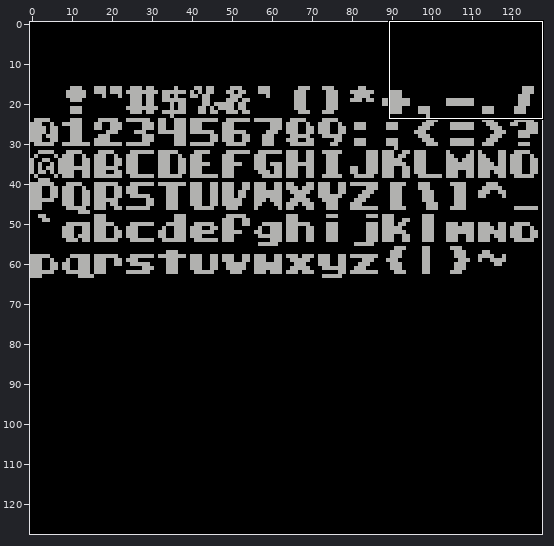
A pixel-art file gets an edit: art/raw_chr/font_marshmallow_dark.aseprite. Above: a wide view before the commit, with the close-up outlined.
Close-up. Earlier state:
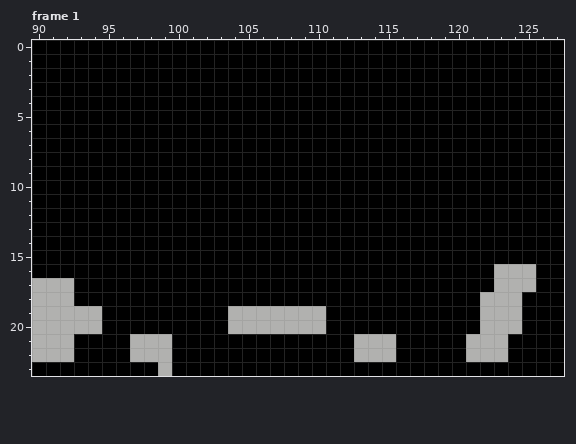
128x128 pixels, 4 frames. Shown: frame 1: x 90..127, y 0..23. The commit also changed other frames or places, which this record leaves out.
And afterwards:
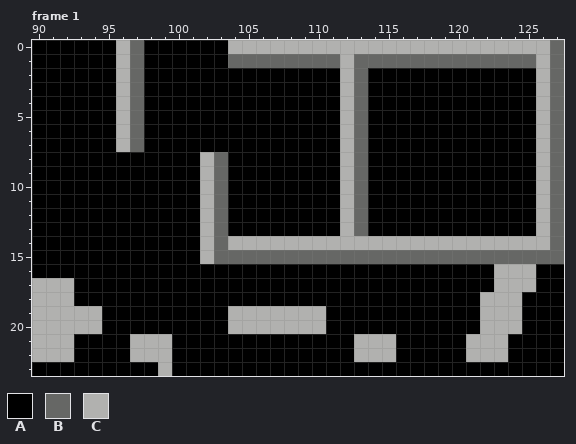
Palette (. is transparent): A #000000  B #666765  C #b1b1af
Diff:
--- frame 1
@@ x 90..127 @@
- 0 AAAAAAAAAAAAAAAAAAAAAAAAAAAAAAAAAAAAAA
- 1 AAAAAAAAAAAAAAAAAAAAAAAAAAAAAAAAAAAAAA
- 2 AAAAAAAAAAAAAAAAAAAAAAAAAAAAAAAAAAAAAA
- 3 AAAAAAAAAAAAAAAAAAAAAAAAAAAAAAAAAAAAAA
- 4 AAAAAAAAAAAAAAAAAAAAAAAAAAAAAAAAAAAAAA
- 5 AAAAAAAAAAAAAAAAAAAAAAAAAAAAAAAAAAAAAA
- 6 AAAAAAAAAAAAAAAAAAAAAAAAAAAAAAAAAAAAAA
- 7 AAAAAAAAAAAAAAAAAAAAAAAAAAAAAAAAAAAAAA
- 8 AAAAAAAAAAAAAAAAAAAAAAAAAAAAAAAAAAAAAA
- 9 AAAAAAAAAAAAAAAAAAAAAAAAAAAAAAAAAAAAAA
-10 AAAAAAAAAAAAAAAAAAAAAAAAAAAAAAAAAAAAAA
-11 AAAAAAAAAAAAAAAAAAAAAAAAAAAAAAAAAAAAAA
-12 AAAAAAAAAAAAAAAAAAAAAAAAAAAAAAAAAAAAAA
-13 AAAAAAAAAAAAAAAAAAAAAAAAAAAAAAAAAAAAAA
-14 AAAAAAAAAAAAAAAAAAAAAAAAAAAAAAAAAAAAAA
-15 AAAAAAAAAAAAAAAAAAAAAAAAAAAAAAAAAAAAAA
+ 0 AAAAAACBAAAAAACCCCCCCCCCCCCCCCCCCCCCCB
+ 1 AAAAAACBAAAAAABBBBBBBBCBBBBBBBBBBBBBCB
+ 2 AAAAAACBAAAAAAAAAAAAAACBAAAAAAAAAAAACB
+ 3 AAAAAACBAAAAAAAAAAAAAACBAAAAAAAAAAAACB
+ 4 AAAAAACBAAAAAAAAAAAAAACBAAAAAAAAAAAACB
+ 5 AAAAAACBAAAAAAAAAAAAAACBAAAAAAAAAAAACB
+ 6 AAAAAACBAAAAAAAAAAAAAACBAAAAAAAAAAAACB
+ 7 AAAAAACBAAAAAAAAAAAAAACBAAAAAAAAAAAACB
+ 8 AAAAAAAAAAAACBAAAAAAAACBAAAAAAAAAAAACB
+ 9 AAAAAAAAAAAACBAAAAAAAACBAAAAAAAAAAAACB
+10 AAAAAAAAAAAACBAAAAAAAACBAAAAAAAAAAAACB
+11 AAAAAAAAAAAACBAAAAAAAACBAAAAAAAAAAAACB
+12 AAAAAAAAAAAACBAAAAAAAACBAAAAAAAAAAAACB
+13 AAAAAAAAAAAACBAAAAAAAACBAAAAAAAAAAAACB
+14 AAAAAAAAAAAACBCCCCCCCCCCCCCCCCCCCCCCCB
+15 AAAAAAAAAAAACBBBBBBBBBBBBBBBBBBBBBBBBB
 16 AAAAAAAAAAAAAAAAAAAAAAAAAAAAAAAAACCCAA
Where, in picture pixels (left, top, right, bottom), the same in both close-ups:
changed: (116, 40, 144, 152)
changed: (200, 40, 564, 264)
